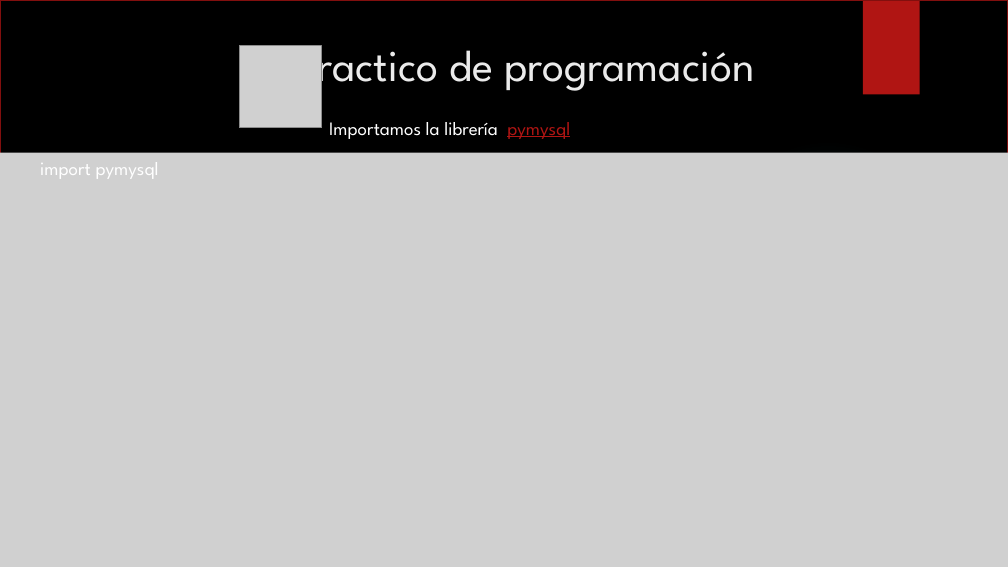
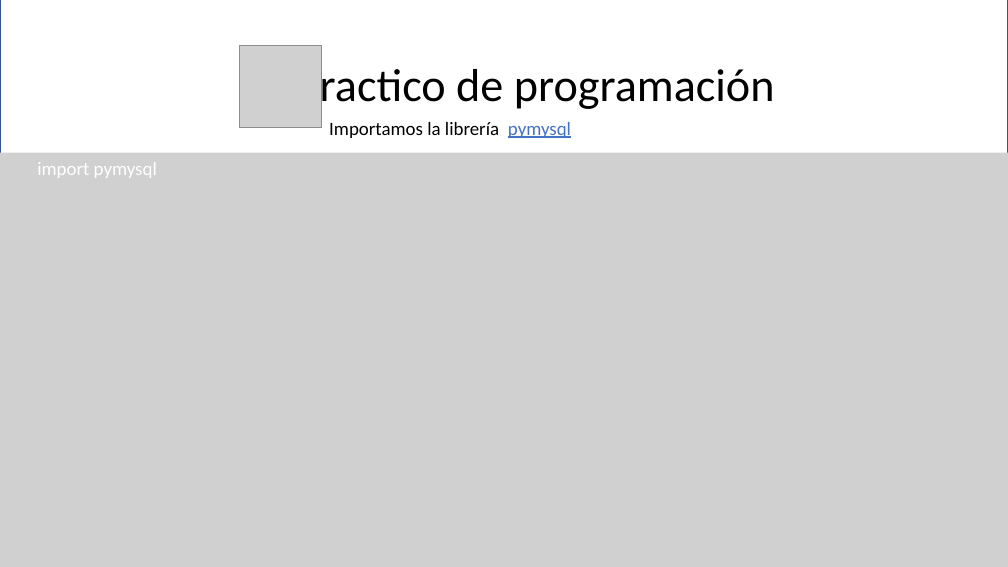
Before and after one commit to fabioandpinto/cursopython-2021, a slide deck: slide 58 of CursoPython.pptx (slide 57 before the commit). Drawn at 1008x567 pixels with LibreOffice and Linux fonts; fonts in the diff are those of the drawing; grey boxes stand for pictures; background and template pictures are left out. Boxes give left, top, right and bottom in pixels: in the first picture for what was removed or moved away, otherwise in the second. Text is boxed around its words. In the diff, an @@ line names an element or a change of style, - is before the commit and + after.

```diff
--- a/CursoPython.pptx
+++ b/CursoPython.pptx
@@ background picture (left out) to #FFFFFF @@
@@ rectangle at box(0, 0, 1008, 567): outline #82100E 1.5 pt to #325491 1 pt @@
@@ rectangle removed at box(863, 0, 920, 95) @@
@@ title "Practico de programación" at box(296, 63, 775, 113): size 42 to 44 pt, font League Spartan to Calibri, text colour #EBEBEB to #000000; line spacing 1 to 0.9; vertical alignment top to middle @@
@@ text "Importamos la librería pymysql" at box(329, 122, 571, 138): font League Spartan to Calibri; text colour #FFFFFF to #000000 in "Importamos la librería"; text colour #B01513 to #4472C4 in "pymysql" @@
@@ ellipse removed at box(712, 138, 944, 371) @@
@@ picture "import pymysql" at box(0, 153, 1008, 567): font League Spartan to Calibri @@
```
Also in this commit, not shown: 60 other slides changed, 3 slides added, 2 slides removed, 46 other files.
